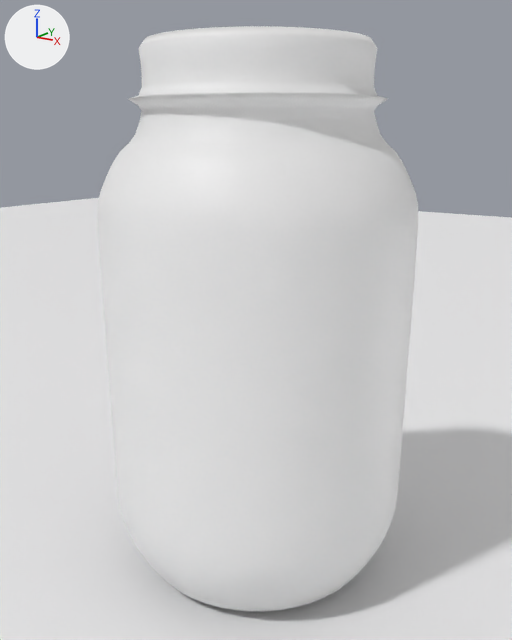
The Blender file assets/models/zoo/mason_jar.blend, before and after one commit.
Rendered twice from a 50 mm lens placed at (0.1206, -0.1732, 0.1365), pointed at (-0.0004, -0.0003, 0.08). Arrows for +X, +Y and +Z are at upper left; the lights stay in place. The older version comes first.

In view in the first picture: 'G', 'Object_2'.
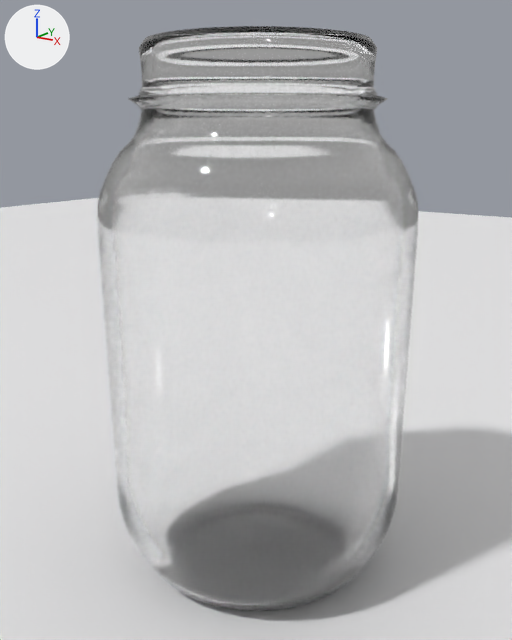
Pixel boxes [x1, y1, x2, y2] of what changed, in the pictures (512 x 640 px):
'Object_2', recoloured, surface changed: [97, 26, 418, 612] in both

The change in detail:
Material 'initialShadingGroup' (mat_initialshadinggroup) changes colour from white #e7e7e7 to white #ffffff; in linear values from (0.8, 0.8, 0.8) to (1.0, 1.0, 1.0).
In material 'initialShadingGroup' (mat_initialshadinggroup), transmission_weight is now set to 1.0.
In material 'initialShadingGroup' (mat_initialshadinggroup), roughness goes from 0.5 to 0.06.
